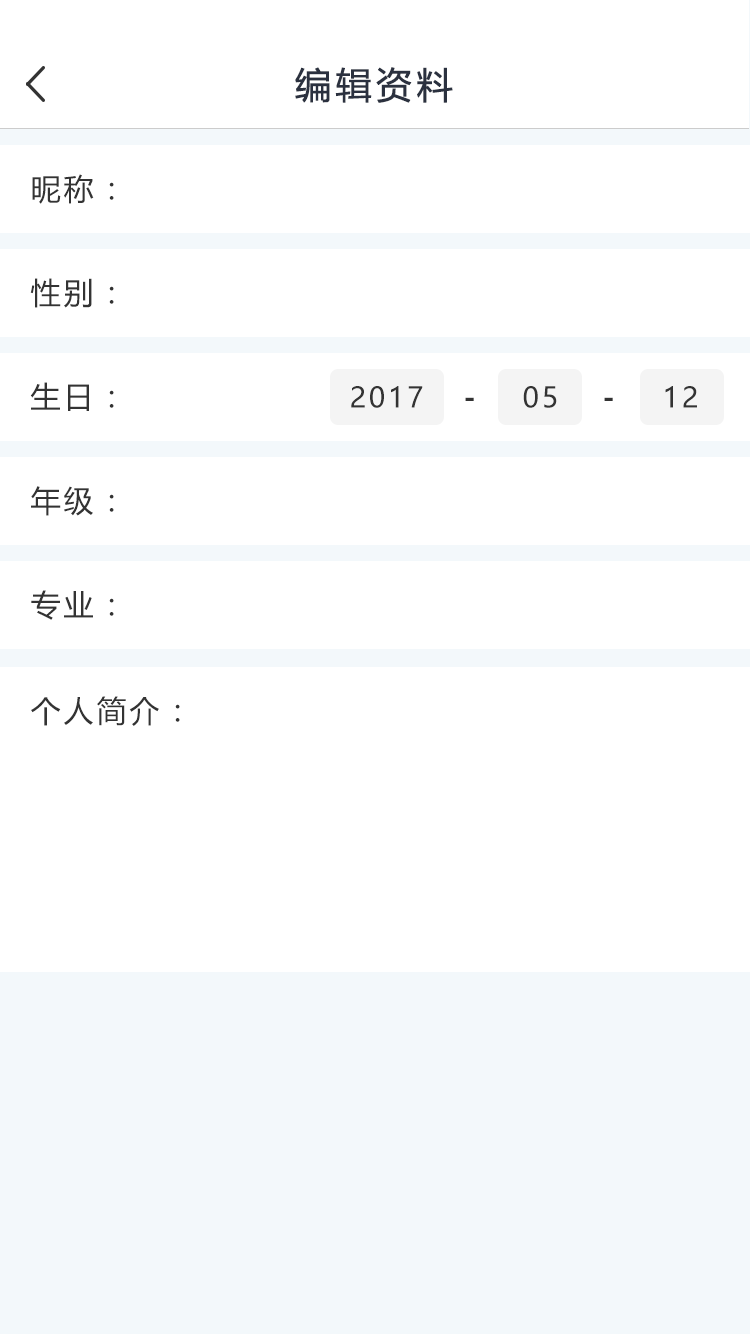
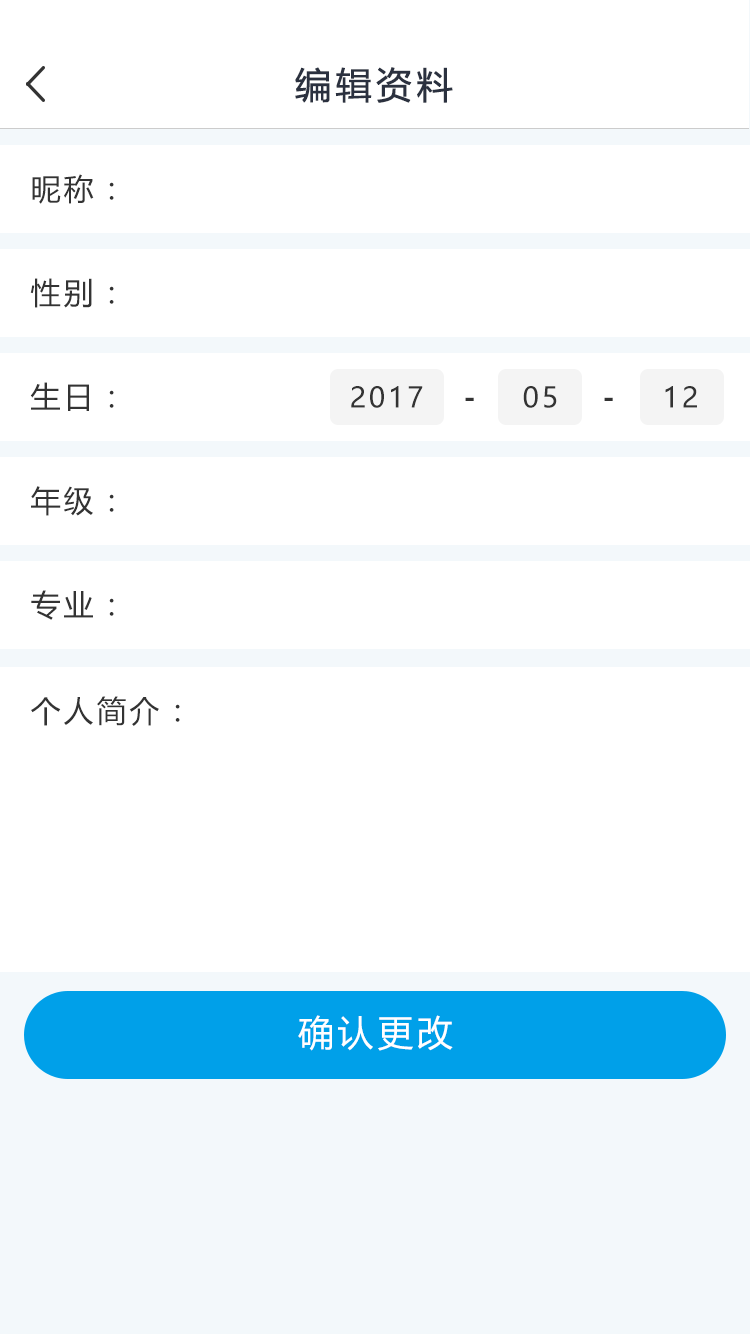
Before/after of a 750 × 1334 layered artwork. What changed in the layer stack:
added group "button" with 2 layers above "生日 副本 3" over 24, 991, 726, 1079
added layer "确认更改" in group "button" over 298, 1015, 453, 1051
added layer "圆角矩形 10" in group "button" over 24, 991, 726, 1079
